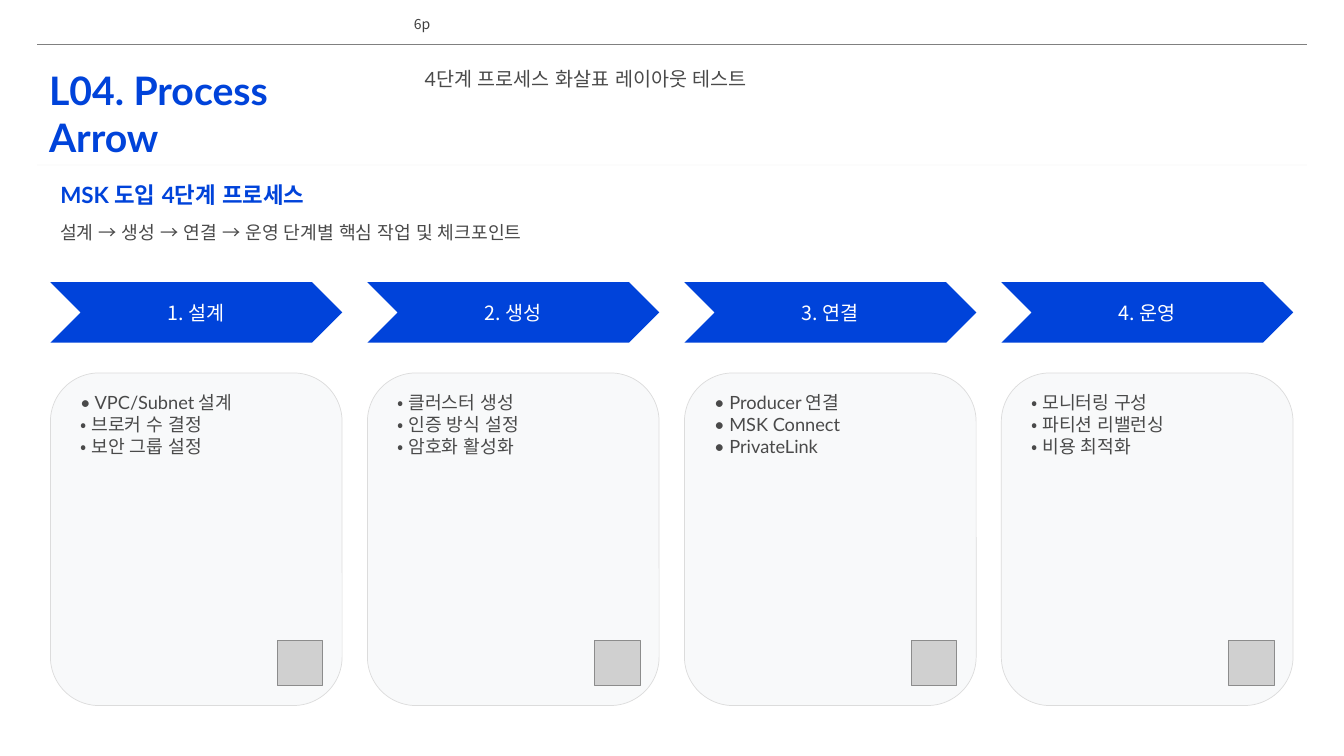
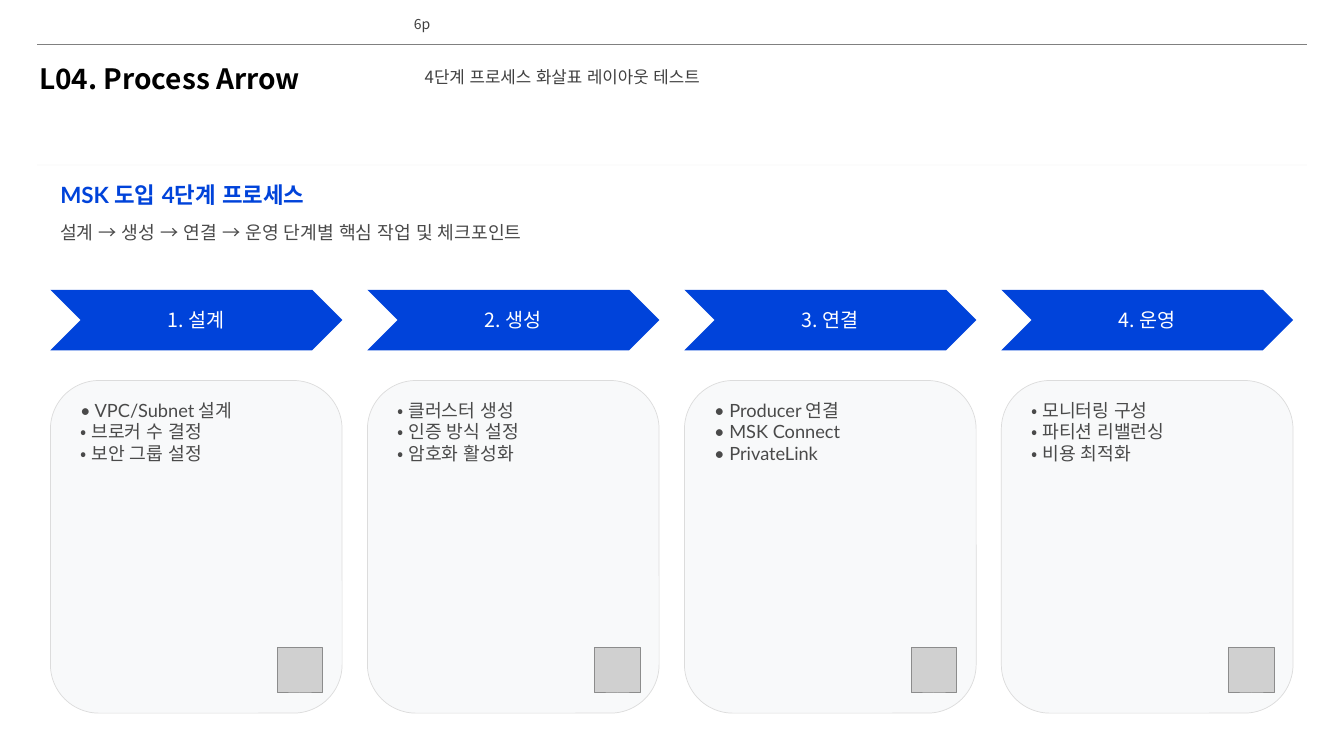
Before and after one commit to lhs6395-hslee/project-steer, a slide deck: slide 6 of results/pptx/AWS_MSK_Expert_Intro.pptx. Drawn at 1344x756 pixels with LibreOffice and Linux fonts; fonts in the diff are those of the drawing; grey boxes stand for pictures; background and template pictures are left out. Boxes give left, top, right and bottom in pixels: in the first picture for what was removed or moved away, otherwise in the second. Text is boxed around its words. In the diff, an @@ line names an element or a change of style, - is before the commit and + after.

```diff
--- a/results/pptx/AWS_MSK_Expert_Intro.pptx
+++ b/results/pptx/AWS_MSK_Expert_Intro.pptx
@@ text at (39, 68, 300, 90): text changed; size 28 to 20 pt; font Lato to Noto Sans CJK KR; text colour #0043DA to #000000 @@
-L04. Process
-Arrow
+L04. Process Arrow
@@ text "4단계 프로세스 화살표 레이아웃 테스트" at (425, 69, 699, 85): size 14 to 12 pt, font Lato to Noto Sans CJK KR, text colour #4A4A4A to #404040 @@
@@ 4 chevrons, 4 texts: place and size @@
-4 chevrons, 4 texts at (50, 282, 1294, 455)
+4 chevrons, 4 texts at (50, 290, 1294, 462)
@@ 4 pictures, 4 rounded rectangles: place and size @@
-4 pictures, 4 rounded rectangles at (50, 373, 1293, 706)
+4 pictures, 4 rounded rectangles at (50, 380, 1293, 713)
```
Also in this commit, not shown: 4 other slides changed, 4 slides added, 13 other files.
